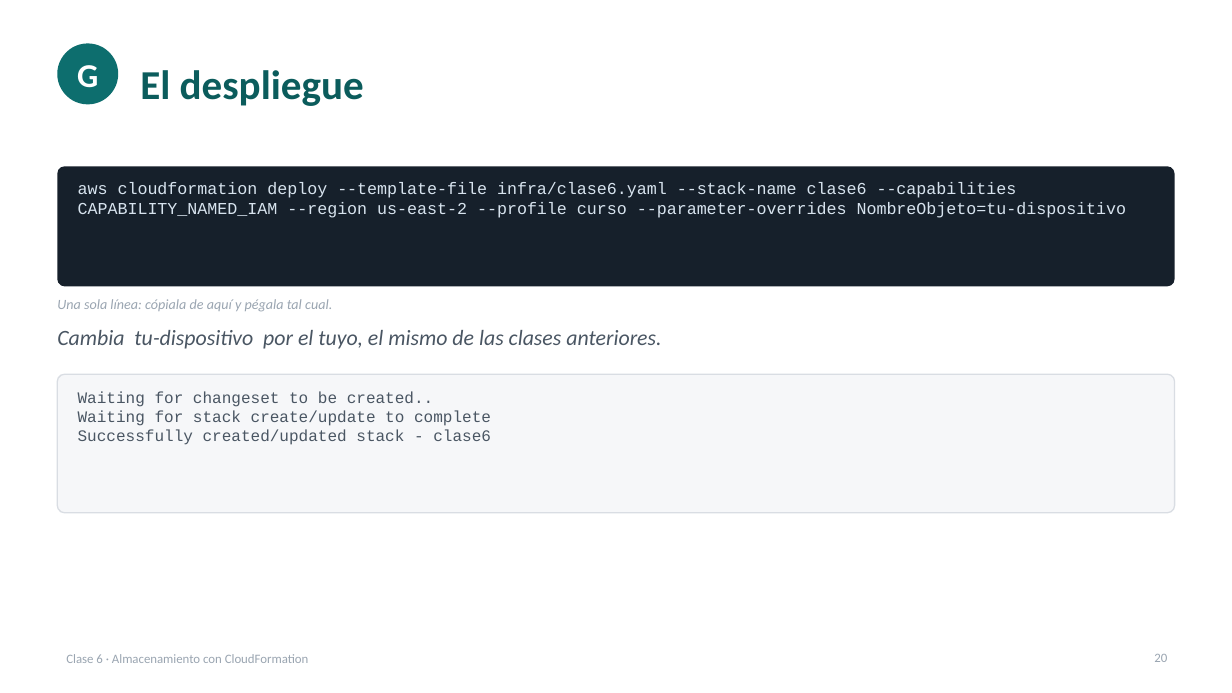
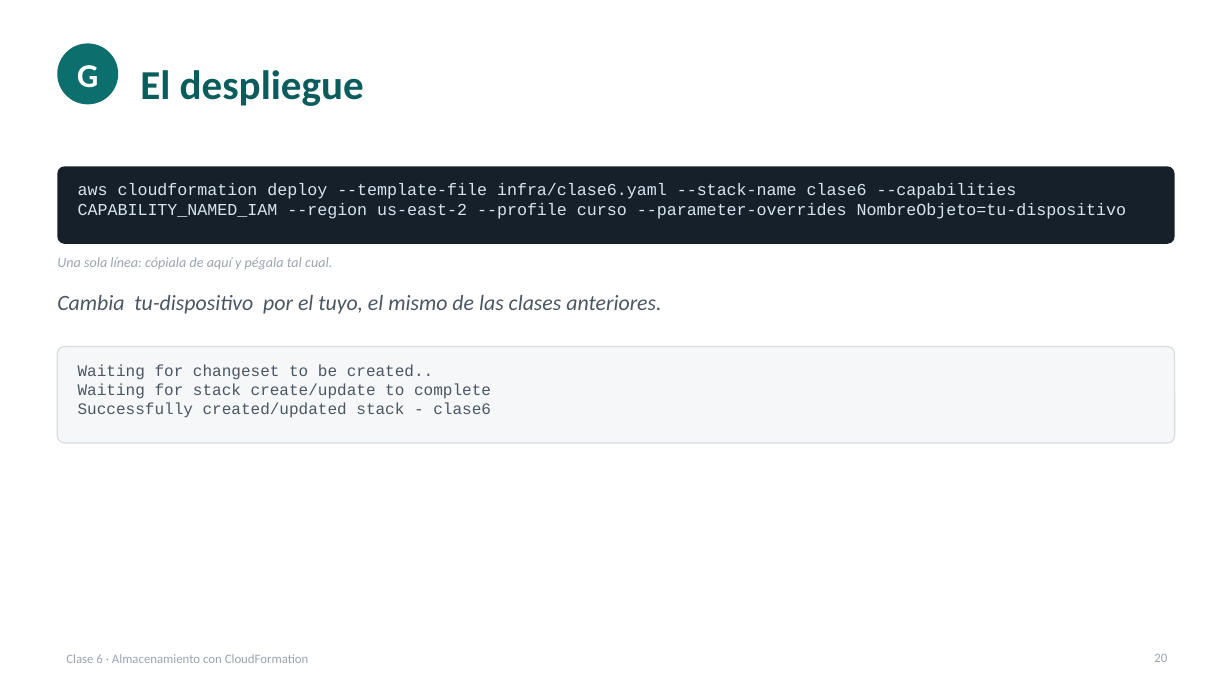
Before and after one commit to cesaraul/IOT_DEVELOPER_AWS, a slide deck: slide 20 of docs/clases/clase-06-almacenamiento-y-cloudformation.pptx. Drawn at 1232x693 pixels with LibreOffice and Linux fonts; fonts in the diff are those of the drawing. Boxes give left, top, right and bottom in pixels: in the first picture for what was removed or moved away, otherwise in the second. Text is boxed around its words. In the diff, an @@ line names an element or a change of style, - is before the commit and + after.

Commit message:
Ajustar las cajas de comando de la clase 6
Tenian altura fija y la mayoria salia medio vacia: en once diapositivas
quedaba un hueco oscuro bajo el texto. Ahora la altura se calcula a
partir del propio comando -medido sobre el render, a 13pt en Consolas
entran unos 105 caracteres por linea- y las cajas de salida se ajustan
contando sus saltos de linea.

Reflujo del contenido que iba debajo en esas diapositivas. Revisadas las
33 otra vez: validacion correcta y sin solapes ni desbordes.

```diff
--- a/docs/clases/clase-06-almacenamiento-y-cloudformation.pptx
+++ b/docs/clases/clase-06-almacenamiento-y-cloudformation.pptx
@@ rounded rectangle: place and size @@
-rounded rectangle at box(57, 166, 1175, 287)
+rounded rectangle at box(57, 166, 1175, 244)
@@ rounded rectangle at box(57, 166, 1175, 244): proportions changed @@
@@ text "Una sola línea: cópiala de ...": place and size @@
-text "Una sola línea: cópiala de ..." at box(57, 299, 332, 311)
+text "Una sola línea: cópiala de ..." at box(57, 257, 332, 269)
@@ text "Cambia tu-dispositivo por el tuyo, ...": place and size @@
-text "Cambia tu-dispositivo por el tuyo, ..." at box(57, 330, 661, 349)
+text "Cambia tu-dispositivo por el tuyo, ..." at box(57, 295, 661, 314)
@@ rounded rectangle at box(57, 347, 1175, 443): proportions changed @@
@@ rounded rectangle: place and size @@
-rounded rectangle at box(57, 374, 1175, 513)
+rounded rectangle at box(57, 347, 1175, 443)
@@ text "Waiting for changeset to be ...": place and size @@
-text "Waiting for changeset to be ..." at box(78, 391, 491, 445)
+text "Waiting for changeset to be ..." at box(78, 364, 491, 418)
```
Also in this commit, not shown: 10 other slides changed, 1 other file.
